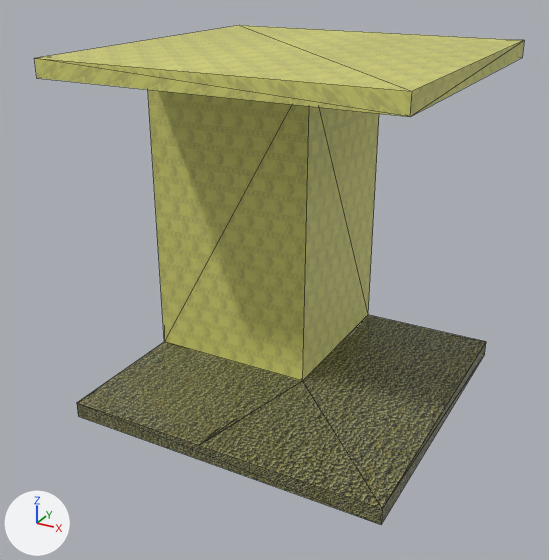
The glTF model assets/level_0.glb, before and after one commit.
Rendered twice from a 50 mm camera at (2.02, -3.87, 2.72) aimed at (-0.04, -0.14, 0.85). Every picture has the same lights, and +X, +Y and +Z are marked at lower left. The picture after the commit comes second. Mesh edges are drawn as thin lines. Vertices at exactly the same position are counted once.
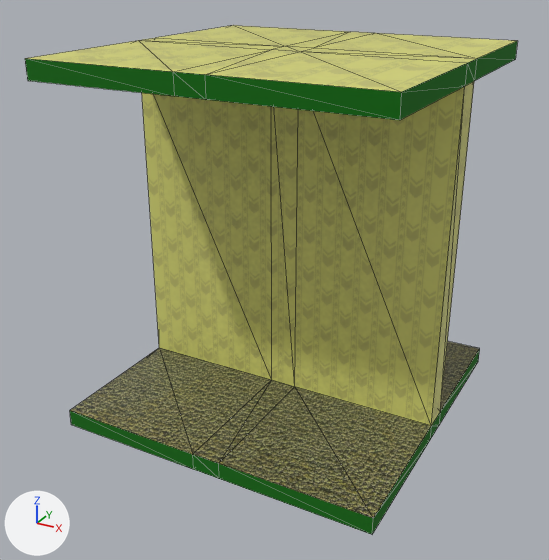
What differs and where, as boxes (x1, y1, x2, y2) in the pictures (549 x 560 px):
'Cube.005', reshaped: before (34, 25, 524, 524); after (25, 25, 518, 534)
part 1 of me_cube_002, rebuilt: before (148, 90, 379, 381); after (25, 25, 518, 534)
part 2 of me_cube_002, deleted: before (34, 25, 524, 117)
part 3 of me_cube_002, deleted: before (77, 315, 486, 524)

The edits, one by one:
Material 'Side' (mat_side) is new.
Its base color is (0.000883, 0.147, 0.0) (dark green #036b00).
Its roughness is 1.0.
me_cube_002 is used by ob_cube_005; location (0.0, 0.0, 0.0).
me_cube_002 had 34 vertices, 46 faces and spanned x -0.97..1.03, y -0.96..1.04, z 0.05..2.2.
me_cube_002 now has 64 vertices, 124 faces and spans x -1.0..1.0, y -1.0..1.0, z 0.0..2.2.
me_cube_002 part 1: the loose piece of 18 vertices spanning x -0.97..0.15, y -0.96..1.04, z 0.11..2.1 is rebuilt with 64 vertices and now spans x -1.0..1.0, y -1.0..1.0, z 0.0..2.2.
me_cube_002 part 2: the loose piece of 8 vertices spanning x -0.97..1.03, y -0.96..1.04, z 2.1..2.2 is deleted.
me_cube_002 part 3: the loose piece of 8 vertices spanning x -0.97..1.03, y -0.96..1.04, z 0.05..0.15 is deleted.
me_cube_002 gains material mat_side (dark green #036b00).
